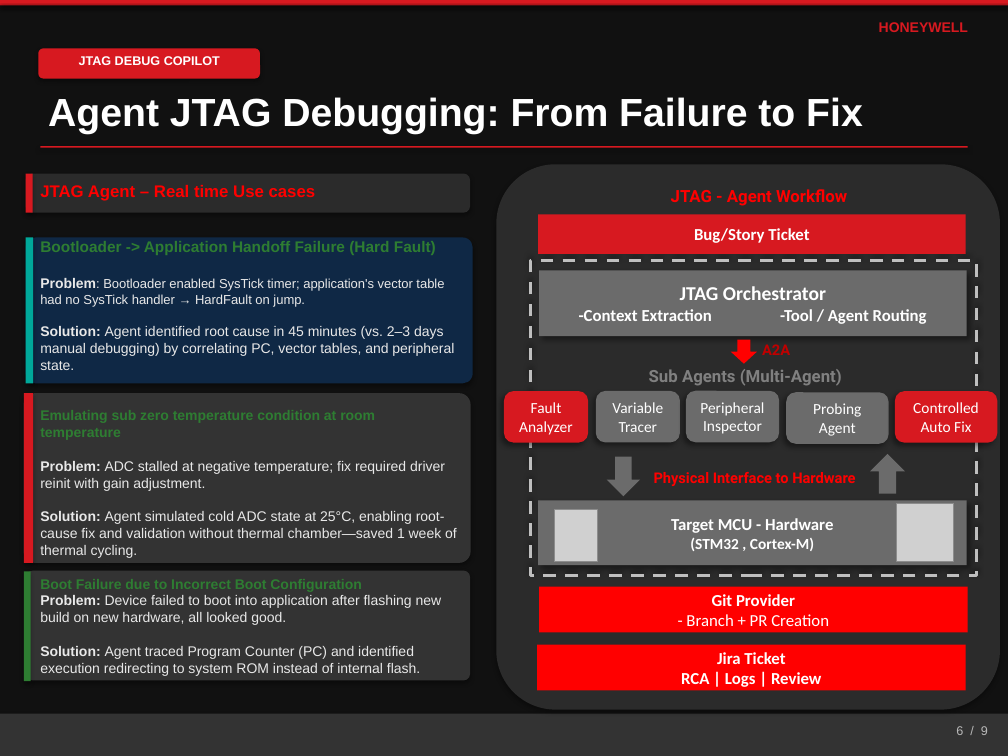
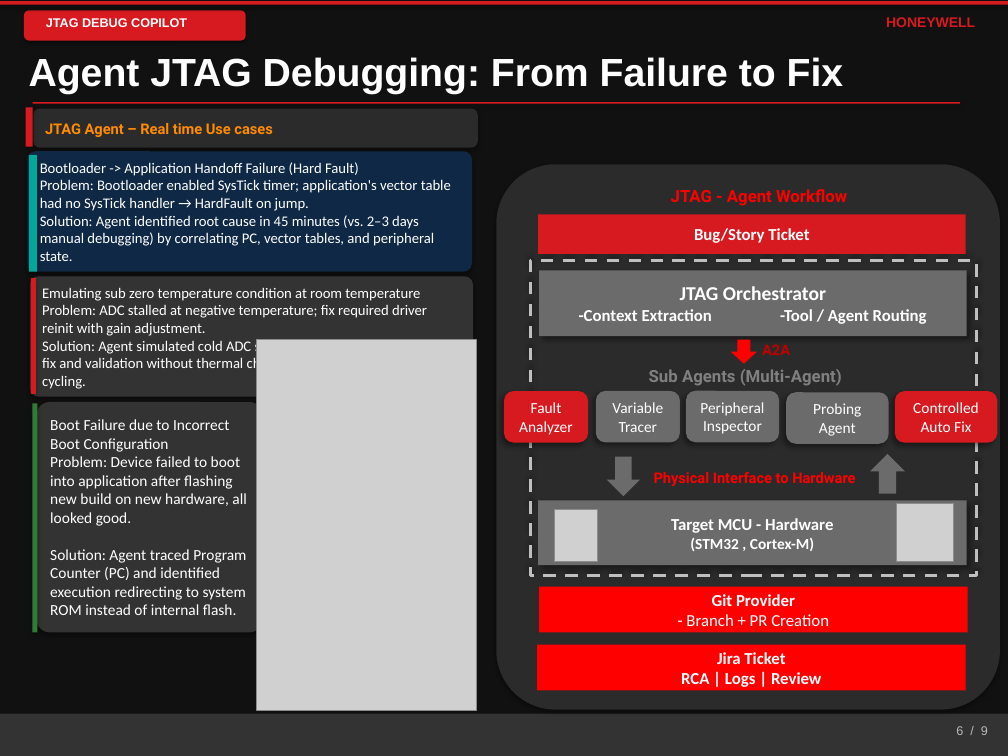
Before and after one commit to shyamnexus/HON_PPT, a slide deck: slide 3 of AI-Driven Embedded Product Lifecycle OrchestratorV10.pptx. Drawn at 1008x756 pixels with LibreOffice and Linux fonts; fonts in the diff are those of the drawing; grey boxes stand for pictures. Boxes give left, top, right and bottom in pixels: in the first picture for what was removed or moved away, otherwise in the second. Text is boxed around its words. In the diff, an @@ line names an element or a change of style, - is before the commit and + after.

```diff
--- a/AI-Driven Embedded Product Lifecycle OrchestratorV10.pptx
+++ b/AI-Driven Embedded Product Lifecycle OrchestratorV10.pptx
@@ rectangle: place and size @@
-rectangle at [0, 0, 1008, 719]
+rectangle at [0, 0, 1008, 753]
@@ rectangle removed at [0, 0, 1008, 6] @@
@@ text "JTAG DEBUG COPILOT": place and size @@
-text "JTAG DEBUG COPILOT" at [79, 56, 220, 65]
+text "JTAG DEBUG COPILOT" at [46, 18, 187, 27]
@@ rounded rectangle: place and size @@
-rounded rectangle at [38, 48, 260, 79]
+rounded rectangle at [24, 10, 246, 40]
@@ text "HONEYWELL": place and size @@
-text "HONEYWELL" at [879, 22, 968, 32]
+text "HONEYWELL" at [886, 17, 975, 27]
@@ text "Agent JTAG Debugging: From Failure ...": place and size @@
-text "Agent JTAG Debugging: From Failure ..." at [48, 97, 863, 134]
+text "Agent JTAG Debugging: From Failure ..." at [29, 57, 844, 94]
@@ rectangle: place and size @@
-rectangle at [25, 173, 32, 213]
+rectangle at [25, 108, 32, 147]
@@ rectangle: place and size @@
-rectangle at [40, 146, 968, 148]
+rectangle at [32, 102, 960, 104]
@@ rounded rectangle "JTAG Agent – Real time ...": place and size @@
-rounded rectangle "JTAG Agent – Real time ..." at [25, 173, 470, 213]
+rounded rectangle "JTAG Agent – Real time ..." at [33, 109, 478, 148]
@@ text in rounded rectangle at [45, 123, 272, 137]: text added @@
+JTAG Agent – Real time Use cases
@@ rounded rectangle "Bootloader -> Application Handoff Failure ...": place and size @@
-rounded rectangle "Bootloader -> Application Handoff Failure ..." at [25, 238, 473, 384]
+rounded rectangle "Bootloader -> Application Handoff Failure ..." at [27, 151, 472, 271]
@@ rectangle: place and size @@
-rectangle at [25, 238, 33, 384]
+rectangle at [29, 155, 37, 272]
@@ text in rounded rectangle at [40, 162, 451, 261]: text added @@
+Bootloader -> Application Handoff Failure (Hard Fault)
+Problem: Bootloader enabled SysTick timer; application's vector table had no SysTick handler → HardFault on jump.
+Solution: Agent identified root cause in 45 minutes (vs. 2–3 days manual debugging) by correlating PC, vector tables, and peripheral state.
@@ text removed at [40, 185, 457, 676] @@
-JTAG Agent – Real time Use cases
-Bootloader -> Application Handoff Failure (Hard Fault)
-Problem: Bootloader enabled SysTick timer; application's vector table had no SysTick handler → HardFault on jump.
-Solution: Agent identified root cause in 45 minutes (vs. 2–3 days manual debugging) by correlating PC, vector tables, and peripheral state.
-Emulating sub zero temperature condition at room temperature
-Problem: ADC stalled at negative temperature; fix required driver reinit with gain adjustment.
-Solution: Agent simulated cold ADC state at 25°C, enabling root-cause fix and validation without thermal chamber—saved 1 week of thermal cycling.
-Boot Failure due to Incorrect Boot Configuration
-Problem: Device failed to boot into application after flashing new build on new hardware, all looked good.
-Solution: Agent traced Program Counter (PC) and identified execution redirecting to system ROM instead of internal flash.
@@ rounded rectangle "Emulating sub zero temperature condition ...": place and size @@
-rounded rectangle "Emulating sub zero temperature condition ..." at [23, 393, 471, 562]
+rounded rectangle "Emulating sub zero temperature condition ..." at [30, 276, 474, 396]
@@ rectangle: place and size @@
-rectangle at [24, 393, 33, 562]
+rectangle at [31, 278, 36, 394]
@@ text in rounded rectangle at [42, 288, 454, 389]: text added @@
+Emulating sub zero temperature condition at room temperature
+Problem: ADC stalled at negative temperature; fix required driver reinit with gain adjustment.
+Solution: Agent simulated cold ADC state at 25°C, enabling root-cause fix and validation without thermal chamber—saved 1 week of thermal cycling.
@@ picture added at [257, 340, 477, 711] @@
@@ rectangle: place and size @@
-rectangle at [24, 572, 31, 681]
+rectangle at [32, 403, 37, 632]
@@ rounded rectangle added at [36, 402, 263, 633], fill #333333, 11 pt, text #FFFFFF @@
+Boot Failure due to Incorrect Boot Configuration
+Problem: Device failed to boot into application after flashing new build on new hardware, all looked good.
+Solution: Agent traced Program Counter (PC) and identified execution redirecting to system ROM instead of internal flash.
@@ rounded rectangle removed at [26, 571, 470, 680] @@
```
Also in this commit, not shown: 1 other slide changed, 1 other file.
